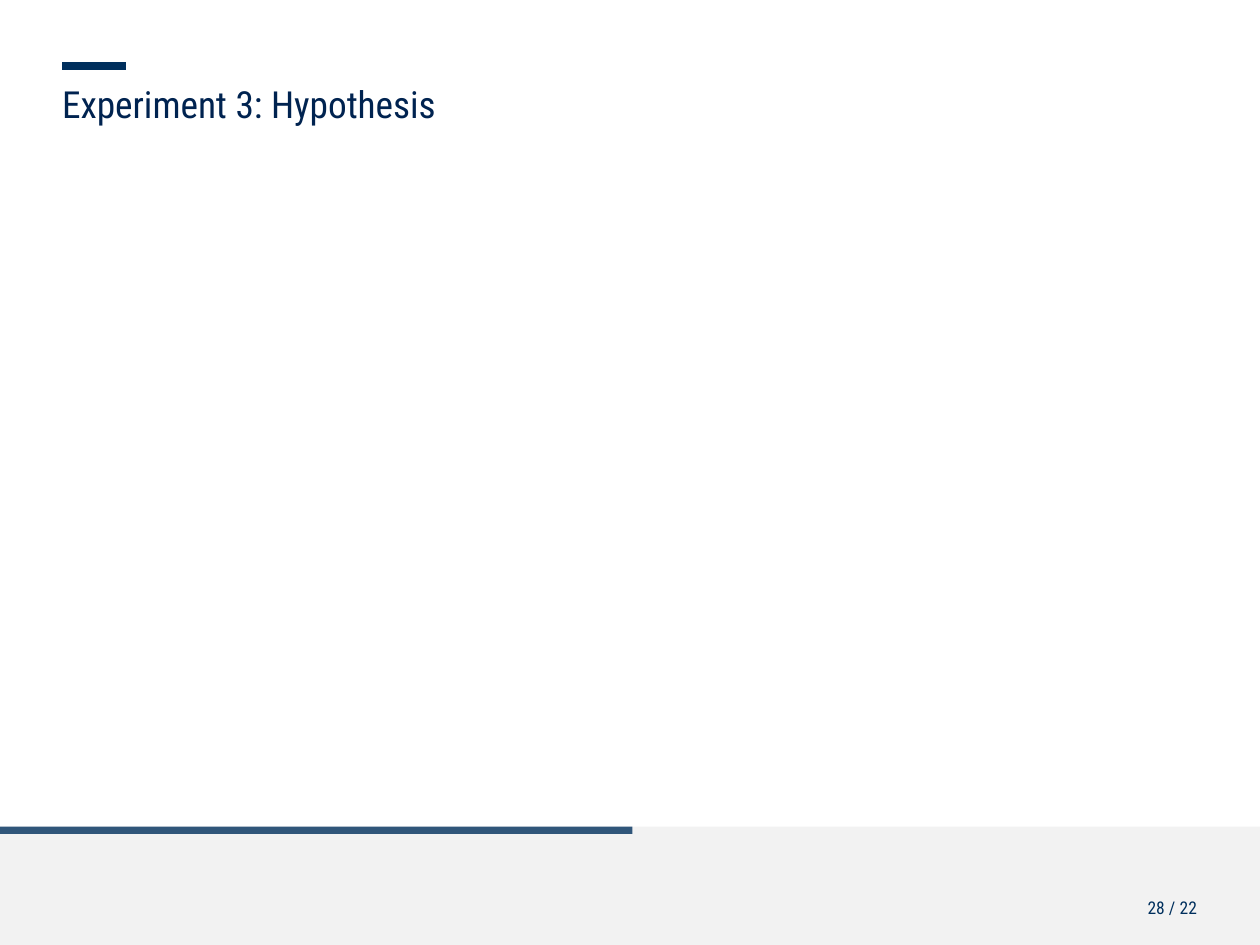
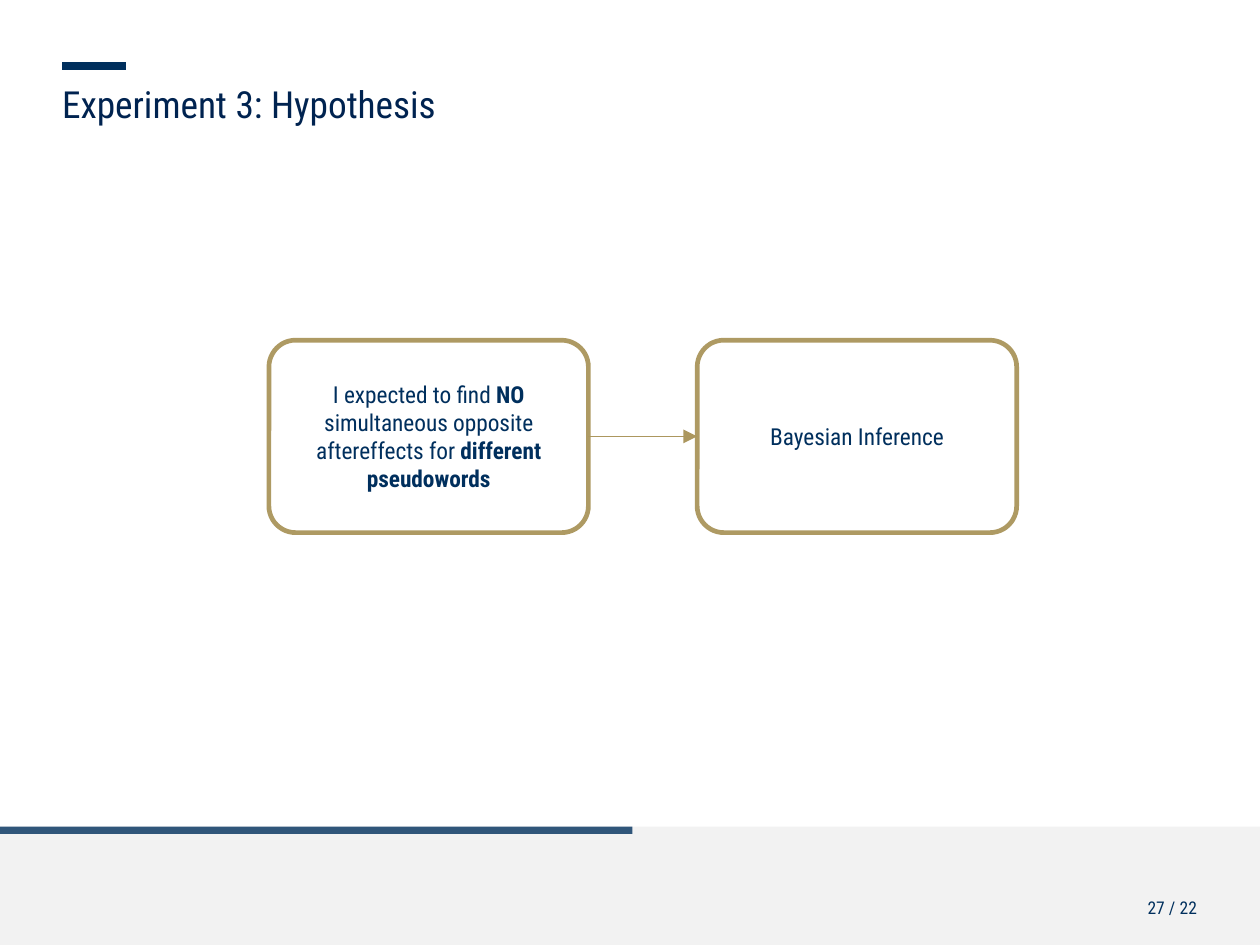
Before and after one commit to ChristineNussbaum/2025_Simultaneous_Adaptation, a slide deck: slide 27 of talks/Kolloq_Simulatenous_opposite_adaptation.pptx (slide 28 before the commit). Drawn at 1260x945 pixels with LibreOffice and Linux fonts; fonts in the diff are those of the drawing; background and template pictures are left out. Boxes give left, top, right and bottom in pixels: in the first picture for what was removed or moved away, otherwise in the second. Text is boxed around its words. In the diff, an @@ line names an element or a change of style, - is before the commit and + after.

```diff
--- a/talks/Kolloq_Simulatenous_opposite_adaptation.pptx
+++ b/talks/Kolloq_Simulatenous_opposite_adaptation.pptx
@@ rounded rectangle added at (269, 341, 588, 534), fill #FFFFFF, outline #AE9A63 2 pt, 10 pt, text #002F5D @@
+I expected to find NO simultaneous opposite aftereffects for different pseudowords
@@ rounded rectangle added at (697, 341, 1016, 534), fill #FFFFFF, outline #AE9A63 2 pt, 10 pt, text #002F5D @@
+Bayesian Inference
@@ arrow added from (588, 437) to (697, 437), #AC975F 0.75 pt @@
@@ page number at (1148, 901, 1197, 914): text changed @@
-28 / 22
+27 / 22
```
Also in this commit, not shown: 12 other slides changed, 11 slides added, 3 slides removed, 1 other file.
